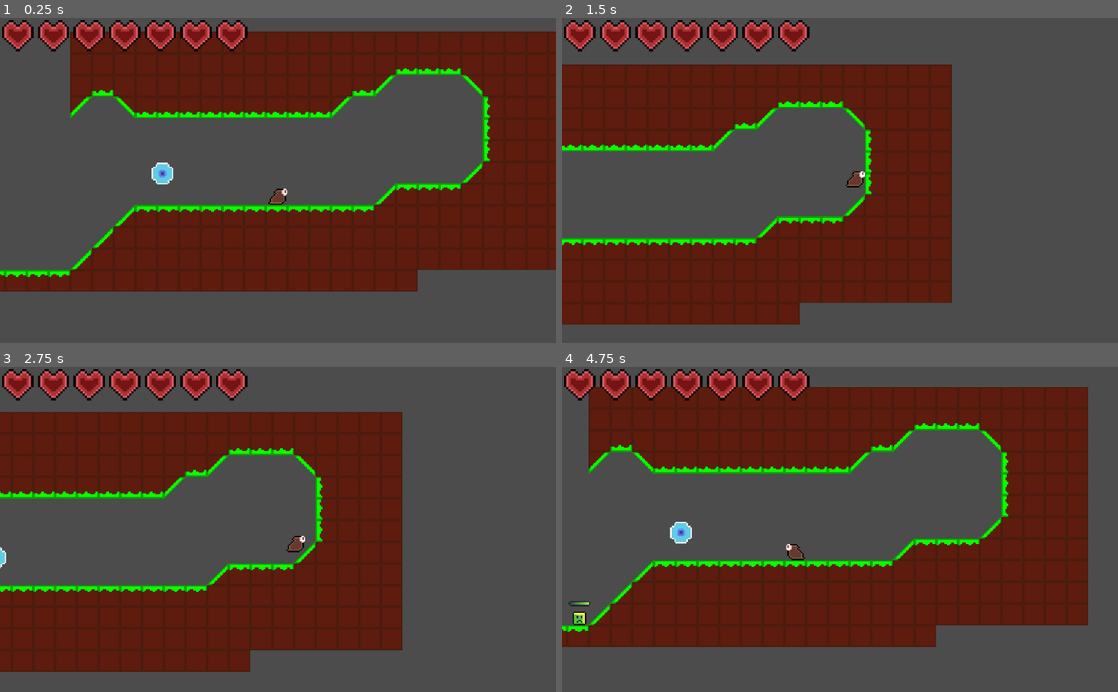
Above: before the commit, frames 1-4 (two rows, left to right).
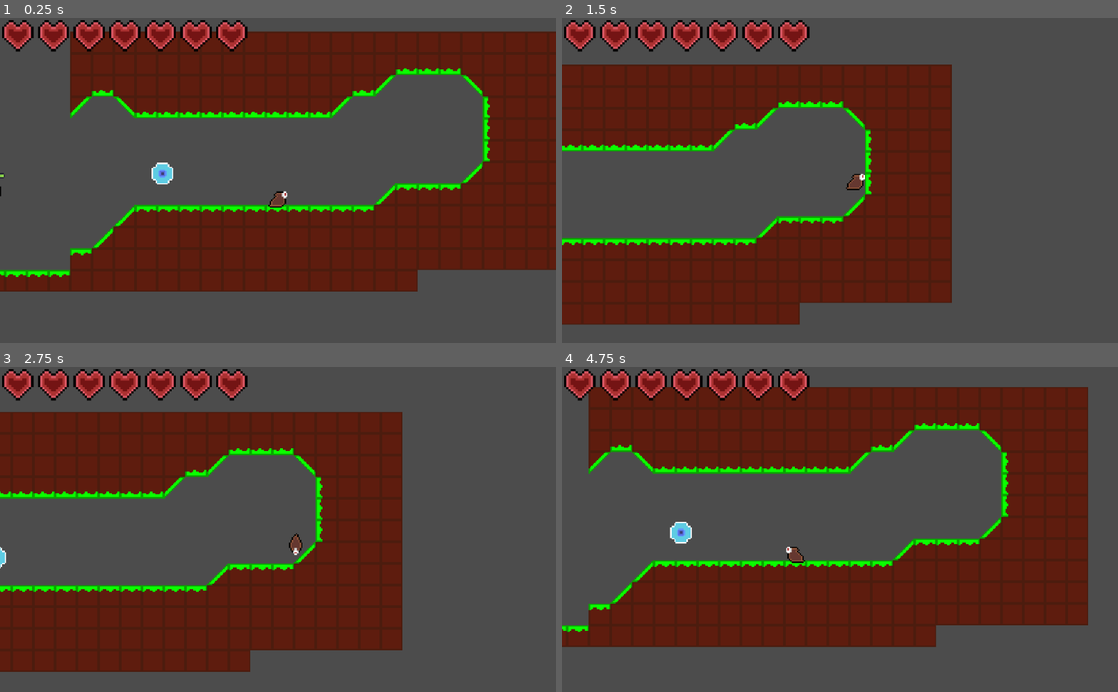
Above: after the commit, the same moments.

Repository: Shoter99/GameJamFirst
Game: Godot game, scene res://enviroment/level prefab/Level test.tscn
Two runs of this game, one before a commit and one after it. Both use one fixed random seed, a clock stepped at 60 frames per second and the inputs below.
Inputs (mouse positions are in pixels of both pictures, inside the frame that each line leads up to):
- Up to frame 1 (0.25 s): no input
- Up to frame 2 (1.5 s): move the mouse to (962, 164) at 0.52 s; hold Right (move_right) from 0.53 s (still down); tap Space (jump) at 0.6, 0.77, 1.07 s; move the mouse to (728, 196) at 1.27 s; tap Shift (Slide) at 1.35 s
- Up to frame 3 (2.75 s): tap Space (jump) at 1.52, 1.55, 1.82, 2.3 s; move the mouse to (333, 458) at 2.02 s; release Right (move_right) at 2.03 s; hold Left (move_left) from 2.03 s (still down); click (333, 458) at 2.1 s
- Up to frame 4 (4.75 s): move the mouse to (812, 594) at 2.77 s; release Left (move_left) at 2.78 s; hold Right (move_right) 2.78-4.28 s; tap Space (jump) at 2.85, 3.02, 3.32, 3.77, 3.8, 4.07, 4.52, 4.55 s; move the mouse to (1006, 578) at 3.52 s; hold Shift (Slide) 3.53-4.28 s; move the mouse to (673, 480) at 4.27 s; hold Left (move_left) from 4.28 s (still down); click (673, 480) at 4.35 s

The runs differ from the first frame. In frame 1, 0.3% of the frame differs, in the area x 0-52%, y 47-78%; in frame 2, 0.1%; in frame 3, 0.1%; in frame 4, 0.4%, in the area x 1-44%, y 54-80%.

Commit message:
added player animations

Diff:
--- a/Player/MovementScript.gd
+++ b/Player/MovementScript.gd
@@ -87,6 +87,13 @@
 		isDead = true
 
 func _physics_process(delta : float):
+	if velocity.x != 0 and velocity.y == 0:
+		$Sprite.play("walk")
+	elif velocity.x == 0 and velocity.y == 0:
+		$Sprite.play("idle")
+	elif velocity.y != 0:
+		$Sprite.play("jump")
+
 
 	if is_on_floor() == false and is_on_wall():
 
--- a/Player/Player.tscn
+++ b/Player/Player.tscn
@@ -1,7 +1,12 @@
-[gd_scene load_steps=5 format=2]
+[gd_scene load_steps=11 format=2]
 
 [ext_resource path="res://Player/MovementScript.gd" type="Script" id=1]
-[ext_resource path="res://Sprites/player.png" type="Texture" id=2]
+[ext_resource path="res://Sprites/player/player_jump_up.png" type="Texture" id=2]
+[ext_resource path="res://Sprites/player/player_jump_down.png" type="Texture" id=3]
+[ext_resource path="res://Sprites/player/player.png" type="Texture" id=4]
+[ext_resource path="res://Sprites/player/player_on_wall.png" type="Texture" id=5]
+[ext_resource path="res://Sprites/player/player_mid_air.png" type="Texture" id=6]
+[ext_resource path="res://Sprites/player/player_move1.png" type="Texture" id=7]
 
 [sub_resource type="CapsuleShape2D" id=2]
 radius = 3.0
@@ -9,6 +14,29 @@
 
 [sub_resource type="RectangleShape2D" id=1]
 extents = Vector2( 7, 6 )
+
+[sub_resource type="SpriteFrames" id=3]
+animations = [ {
+"frames": [ ExtResource( 4 ) ],
+"loop": true,
+"name": "idle",
+"speed": 5.0
+}, {
+"frames": [ ExtResource( 2 ), ExtResource( 6 ), ExtResource( 3 ) ],
+"loop": false,
+"name": "jump",
+"speed": 5.0
+}, {
+"frames": [ ExtResource( 4 ), ExtResource( 7 ) ],
+"loop": true,
+"name": "walk",
+"speed": 5.0
+}, {
+"frames": [ ExtResource( 5 ) ],
+"loop": true,
+"name": "on_wall",
+"speed": 5.0
+} ]
 
 [node name="Player" type="KinematicBody2D"]
 script = ExtResource( 1 )
@@ -21,5 +49,7 @@
 [node name="Collision" type="CollisionShape2D" parent="."]
 shape = SubResource( 1 )
 
-[node name="Sprite" type="Sprite" parent="."]
-texture = ExtResource( 2 )
+[node name="Sprite" type="AnimatedSprite" parent="."]
+frames = SubResource( 3 )
+animation = "idle"
+playing = true
--- a/entities/enemy/Enemy.gd
+++ b/entities/enemy/Enemy.gd
@@ -6,7 +6,6 @@
 
 export var enemyMaxHp: = 3
 export var enemyHp: = 3
-
 
 func _ready():
 	velocity.x = 32
@@ -21,5 +20,6 @@
 	emit_signal("enemy_health_changed", self.enemyHp)
 	if self.enemyHp == 0:
 		queue_free()
+
 func get_current_hp():
 	return self.enemyHp
--- a/entities/enemy/Enemy.tscn
+++ b/entities/enemy/Enemy.tscn
@@ -32,7 +32,6 @@
 position = Vector2( 0, -5 )
 frames = SubResource( 3 )
 animation = "walk"
-frame = 1
 playing = true
 
 [node name="playerKiller" type="Area2D" parent="LeftRightEnemySlime"]
--- a/entities/enemy/LeftRightEnemy.gd
+++ b/entities/enemy/LeftRightEnemy.gd
@@ -3,18 +3,22 @@
 
 export var slimeDmg: = 1
 onready var enemyHealthBar = $EnemyHealthBar;
-
+export var enemySpeed := 32
+var goingRight := 1
 
 #self.maxEnemyHealth = 2
 
-func _ready():
-	velocity.x = 32
+#func _ready():
+#
 	#self.enemyHealth = self.maxEnemyHealth
 
 
 func _physics_process(delta):
 	if is_on_wall():
-		velocity.x = -velocity.x
+		goingRight = goingRight * -1
+		get_node("Enemy").set_flip_h(true if goingRight != 1 else false)
+	var vel := Vector2(enemySpeed * delta * goingRight, 0)
+	move_and_collide(vel)
 
 func _on_playerDetector_body_entered(body):
 	self.hurt_and_die(1)
--- a/enviroment/level prefab/Level test.tscn
+++ b/enviroment/level prefab/Level test.tscn
@@ -230,7 +230,7 @@
 tile_set = SubResource( 1 )
 cell_size = Vector2( 16, 16 )
 format = 1
-tile_data = PoolIntArray( 851986, 9, 0, 851987, 9, 0, 851988 …(2224 unchanged characters)…  1507335, 9, 0, 1507336, 4, 0, 1507346, 2, 0, 1507347, 9, 0, 1507348, 9, 0, 15073 …(715 unchanged characters)…
+tile_data = PoolIntArray( 851986, 9, 0, 851987, 9, 0, 851988 …(2224 unchanged characters)…  1507335, 9, 0, 1507336, 4, 0, 1507346, 1, 0, 1507347, 9, 0, 1507348, 9, 0, 15073 …(715 unchanged characters)…
 
 [node name="KinematicBody2D" parent="." instance=ExtResource( 1 )]
 position = Vector2( 441, 305 )
Binary file added: Sprites/player/player.png
Not shown, added: Sprites/player/player.png.import
Binary file added: Sprites/player/player_before_jump_up.png
Not shown, added: Sprites/player/player_before_jump_up.png.import
Binary file added: Sprites/player/player_jump_down.png
Not shown, added: Sprites/player/player_jump_down.png.import
Binary file added: Sprites/player/player_jump_to_side.png
Not shown, added: Sprites/player/player_jump_to_side.png.import
Binary file added: Sprites/player/player_jump_up.png
Not shown, added: Sprites/player/player_jump_up.png.import
Binary file added: Sprites/player/player_mid_air.png
Not shown, added: Sprites/player/player_mid_air.png.import
(and 7 more such lines)
